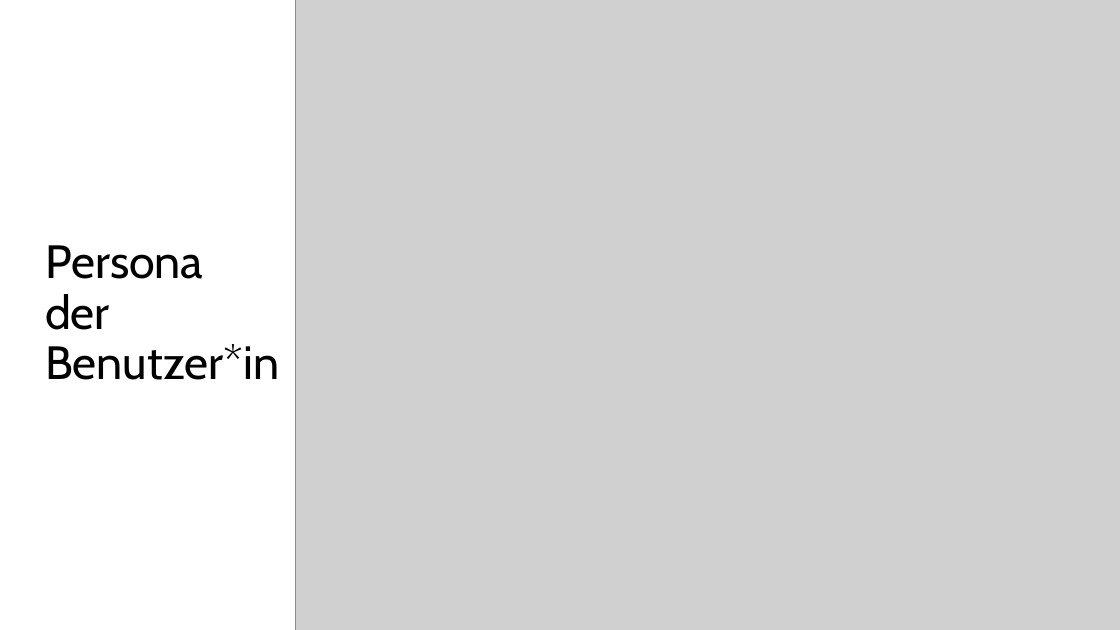
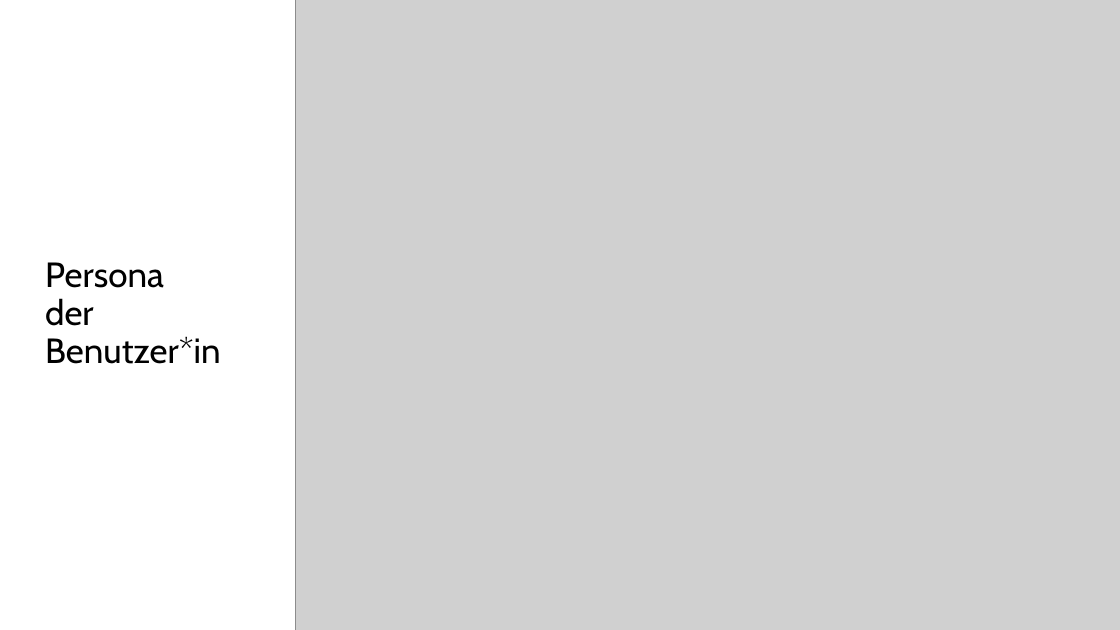
Before and after one commit to K3BAP/swt-ticketsystem, a slide deck: slide 3 of Präsentation.pptx. Drawn at 1120x630 pixels with LibreOffice and Linux fonts; fonts in the diff are those of the drawing; grey boxes stand for pictures. Boxes give left, top, right and bottom in pixels: in the first picture for what was removed or moved away, otherwise in the second. Text is boxed around its words. In the diff, an @@ line names an element or a change of style, - is before the commit and + after.

```diff
--- a/Präsentation.pptx
+++ b/Präsentation.pptx
@@ title "Persona der Benutzer*in" at (45, 262, 221, 364): size 40 to 30 pt @@
```
Also in this commit, not shown: 1 other slide changed, 10 slides added, 1 slide removed.
